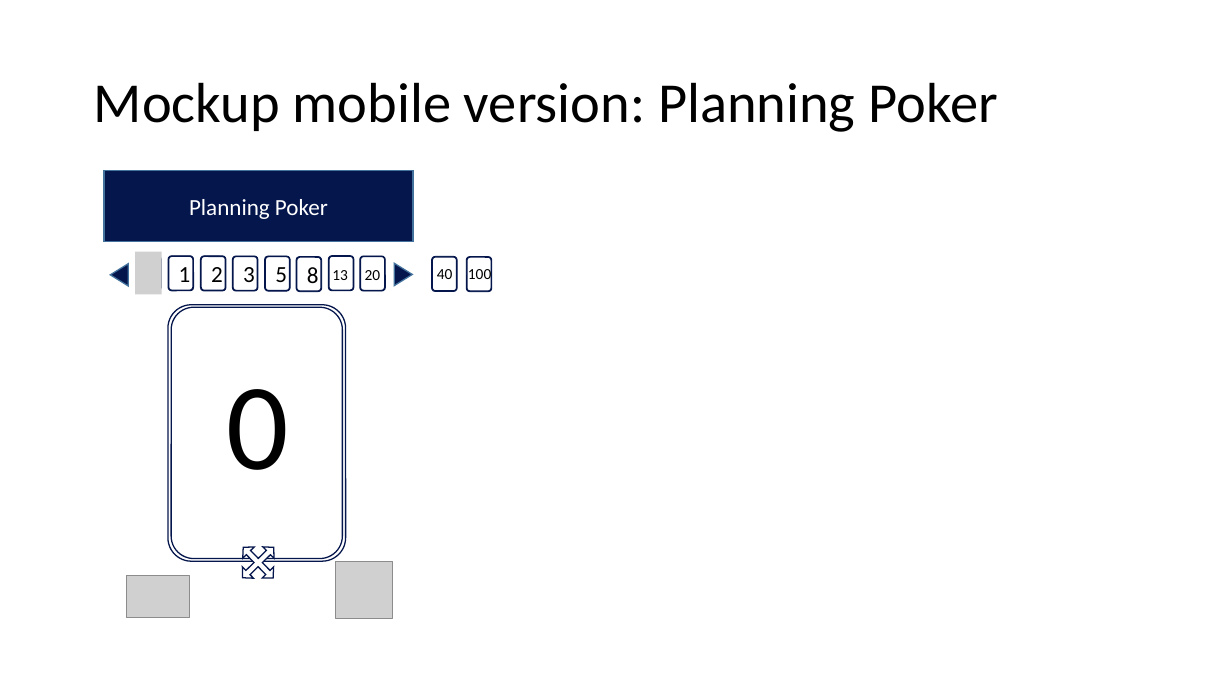
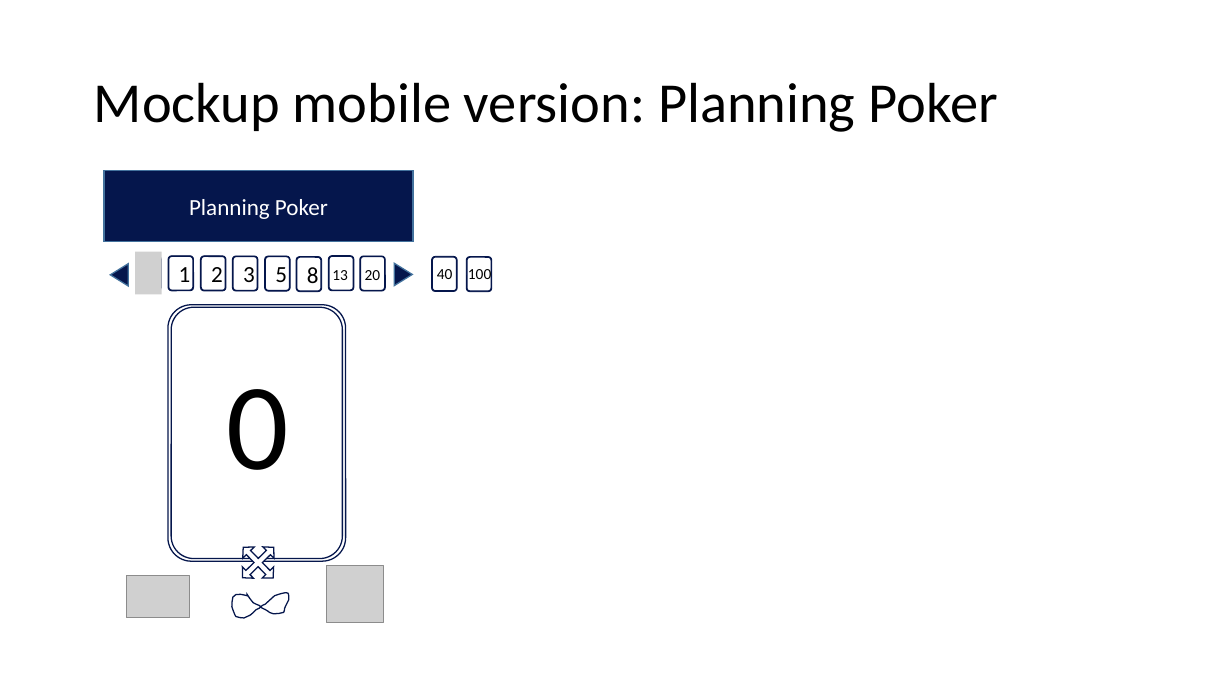
Before and after one commit to Cryptoshot/lhind.agileportal, a slide deck: slide 5 of lhind-agilportal/Projektdateien/LHIND Agile Portal.pptx. Drawn at 1232x693 pixels with LibreOffice and Linux fonts; fonts in the diff are those of the drawing; grey boxes stand for pictures. Boxes give left, top, right and bottom in pixels: in the first picture for what was removed or moved away, otherwise in the second. Text is boxed around its words. In the diff, an @@ line names an element or a change of style, - is before the commit and + after.

```diff
--- a/lhind-agilportal/Projektdateien/LHIND Agile Portal.pptx
+++ b/lhind-agilportal/Projektdateien/LHIND Agile Portal.pptx
@@ picture moved from (x1=335, y1=561, x2=393, y2=618) to (x1=326, y1=566, x2=384, y2=623) @@
@@ freeform shape added at (x1=232, y1=592, x2=289, y2=617), fill #FFFFFF, outline #05164C 1 pt @@
```
Also in this commit, not shown: 1 other slide changed, 1 other file.
